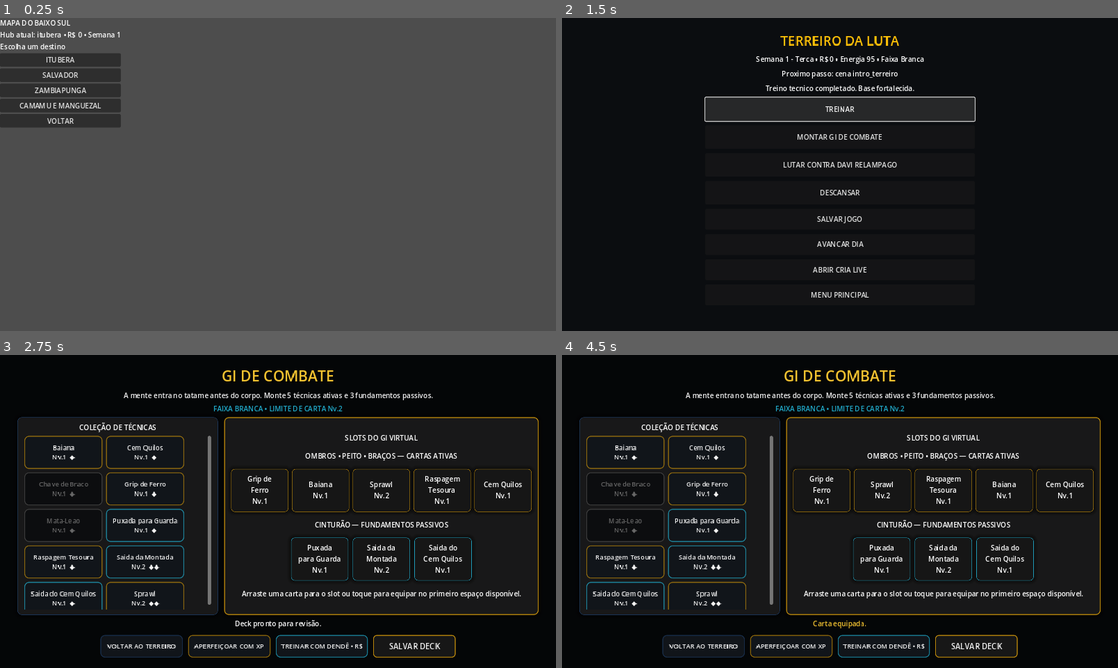
Above: before the commit, frames 1-4 (two rows, left to right).
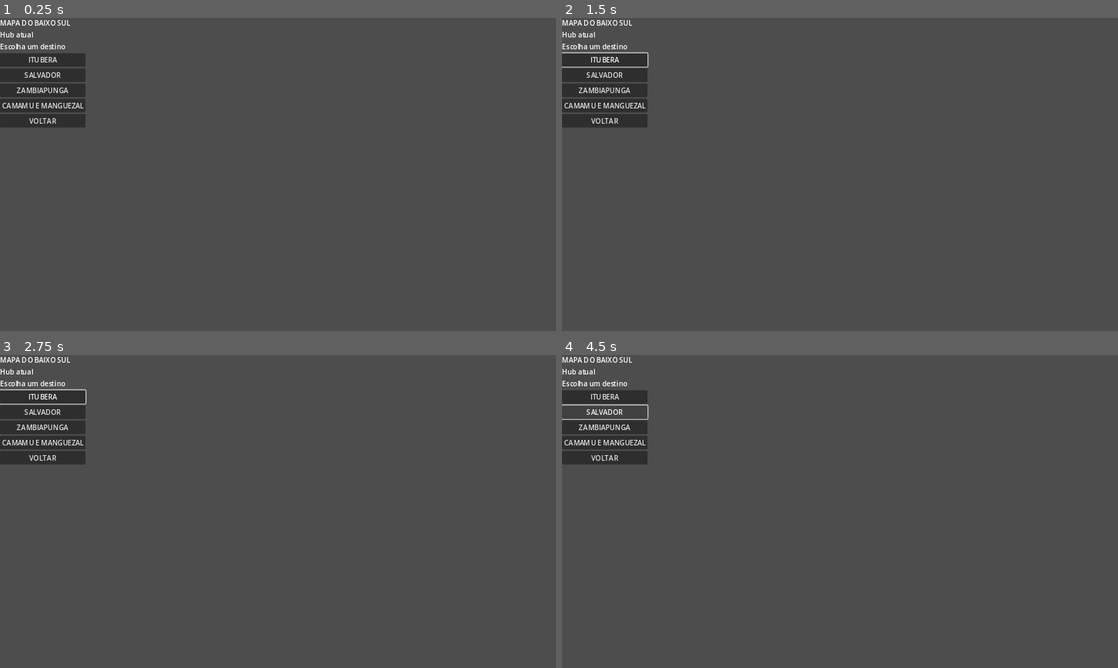
Above: after the commit, the same moments.

Repository: ringuemkt-rgb/cria-do-tatame
Game: Godot game, scene res://scenes/world/WorldMapScreen.tscn
Two runs of this game, one before a commit and one after it. Both use one fixed random seed, a clock stepped at 60 frames per second and the inputs below. This scene is started directly instead of the project's main scene.
Inputs (mouse positions are in pixels of both pictures, inside the frame that each line leads up to):
- Up to frame 1 (0.25 s): no input
- Up to frame 2 (1.5 s): click "ITUBERA" at 0.5 s; click (840, 108) at 1.25 s, where only the run before the commit has a clickable "TREINAR"
- Up to frame 3 (2.75 s): click (278, 473) at 2 s, where only the run before the commit has a clickable "MONTAR GI DE COMBATE"
- Up to frame 4 (4.5 s): click (623, 452) at 2.75 s, where only the run before the commit has a clickable "Baiana Nv.1 ◆"; click (706, 452) at 3.5 s, where only the run before the commit has a clickable "Cem Quilos Nv.1 ◆"; click (606, 411) at 4.25 s, where only the run after the commit has a clickable "SALVADOR"

The runs differ from the first frame. In frame 1, 2.0% of the frame differs, in the area x 0-22%, y 4-35%; in frame 2, 99%, in the area x 0-100%, y 0-100%; in frame 3, 98%; in frame 4, 99%.
Error after the commit: Invalid access to property or key 'map_node_selected' on a base object of type 'null instance'. (res://scenes/world/WorldMapScreen.gd:13)

Commit message:
EPIC 69: make WorldMapScreen data-driven

Diff:
--- a/scenes/world/WorldMapScreen.gd
+++ b/scenes/world/WorldMapScreen.gd
@@ -2,28 +2,71 @@
 
 const HUB_SCENE := "res://scenes/hubs/TerreiroDaLuta.tscn"
 
+@onready var page_bar: HBoxContainer = $Root/PageBar
+@onready var map_page: MapPage = $Root/Main/MapPage
+@onready var hub_panel: HubPanel = $Root/Main/HubPanel
+@onready var title_label: Label = $Root/TopBar/Title
+@onready var status_label: Label = $Root/TopBar/Status
+@onready var message_label: Label = $Root/Message
+
 func _ready() -> void:
-	_connect("Panel/Itubera", "itubera")
-	_connect("Panel/Salvador", "salvador")
-	_connect("Panel/Zambiapunga", "zambiapunga")
-	_connect("Panel/Camamu", "camamu_manguezal")
-	if has_node("Panel/Back"):
-		$Panel/Back.pressed.connect(func(): get_tree().change_scene_to_file(HUB_SCENE))
-	_update_status()
+	map_page.map_node_selected.connect(_on_map_node_selected)
+	map_page.page_anchor_selected.connect(_show_page)
+	hub_panel.primary_action_requested.connect(_on_primary_action)
+	$Root/TopBar/Back.pressed.connect(func(): get_tree().change_scene_to_file(HUB_SCENE))
+	_build_page_bar()
+	var initial_page := WorldMapManager.current_page
+	if WorldMapManager.get_page(initial_page).is_empty():
+		initial_page = "01"
+	_show_page(initial_page)
 
-func _connect(path: String, hub_id: String) -> void:
-	if has_node(path):
-		get_node(path).pressed.connect(_on_travel_pressed.bind(hub_id))
+func _build_page_bar() -> void:
+	for child in page_bar.get_children():
+		child.queue_free()
+	for page_value in WorldMapManager.get_pages():
+		var page: Dictionary = page_value
+		var page_id := str(page.get("id", ""))
+		var button := Button.new()
+		button.text = page_id
+		button.tooltip_text = str(page.get("nome", page_id))
+		button.pressed.connect(_show_page.bind(page_id))
+		page_bar.add_child(button)
 
-func _on_travel_pressed(hub_id: String) -> void:
-	var result := WorldMapManager.travel_to(hub_id)
-	if has_node("Panel/Message"):
-		$Panel/Message.text = result.get("message", "")
-	_update_status()
-	if result.get("ok", false):
-		await get_tree().create_timer(0.5).timeout
-		get_tree().change_scene_to_file(str(result.get("hub", {}).get("entry_scene", HUB_SCENE)))
+func _show_page(page_id: String) -> void:
+	if not WorldMapManager.set_page(page_id):
+		message_label.text = "Página inexistente: " + page_id
+		return
+	var page := WorldMapManager.get_page(page_id)
+	title_label.text = "MAPA %s/10 • %s" % [page_id, str(page.get("nome", ""))]
+	status_label.text = "Hub: %s • R$ %d • Semana %d" % [WorldMapManager.current_hub, WorldState.money, WorldState.week]
+	map_page.configure(
+		page,
+		WorldMapManager.get_page_anchors(page_id),
+		WorldMapManager.get_page_nodes(page_id),
+		WorldMapManager.get_page_evaluations(page_id)
+	)
+	hub_panel.clear_panel()
+	message_label.text = "Selecione um nó. Locks são decididos pelo WorldMapManager."
 
-func _update_status() -> void:
-	if has_node("Panel/Status"):
-		$Panel/Status.text = "Hub atual: %s • R$ %d • Semana %d" % [WorldMapManager.current_hub, WorldState.money, WorldState.week]
+func _on_map_node_selected(node_id: String) -> void:
+	var result := WorldMapManager.select_map_node(node_id)
+	if not bool(result.get("ok", false)):
+		message_label.text = str(result.get("message", "Falha ao selecionar nó."))
+		return
+	var evaluation: Dictionary = result.get("evaluation", {})
+	hub_panel.show_node(result.get("node", {}), result.get("panel", {}), evaluation)
+	if bool(evaluation.get("unlocked", false)):
+		message_label.text = "Nó disponível: " + str(result.get("node", {}).get("nome", node_id))
+	else:
+		message_label.text = str(evaluation.get("reason", "Bloqueado."))
+
+func _on_primary_action(node_id: String) -> void:
+	var result := WorldMapManager.select_map_node(node_id)
+	if not bool(result.get("ok", false)):
+		message_label.text = str(result.get("message", "Falha ao selecionar nó."))
+		return
+	var evaluation: Dictionary = result.get("evaluation", {})
+	if not bool(evaluation.get("unlocked", false)):
+		message_label.text = str(evaluation.get("reason", "Bloqueado."))
+		return
+	message_label.text = "Destino selecionado. Custo/tempo/maré e entrada end-to-end entram no EPIC 70."
